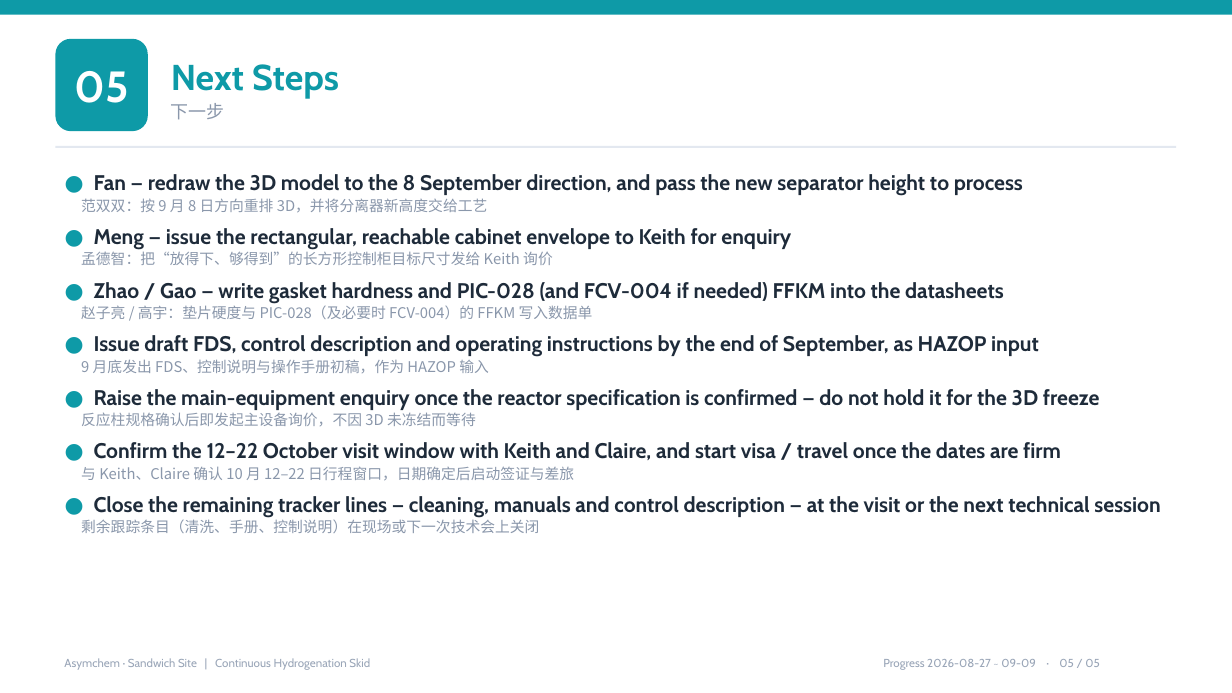
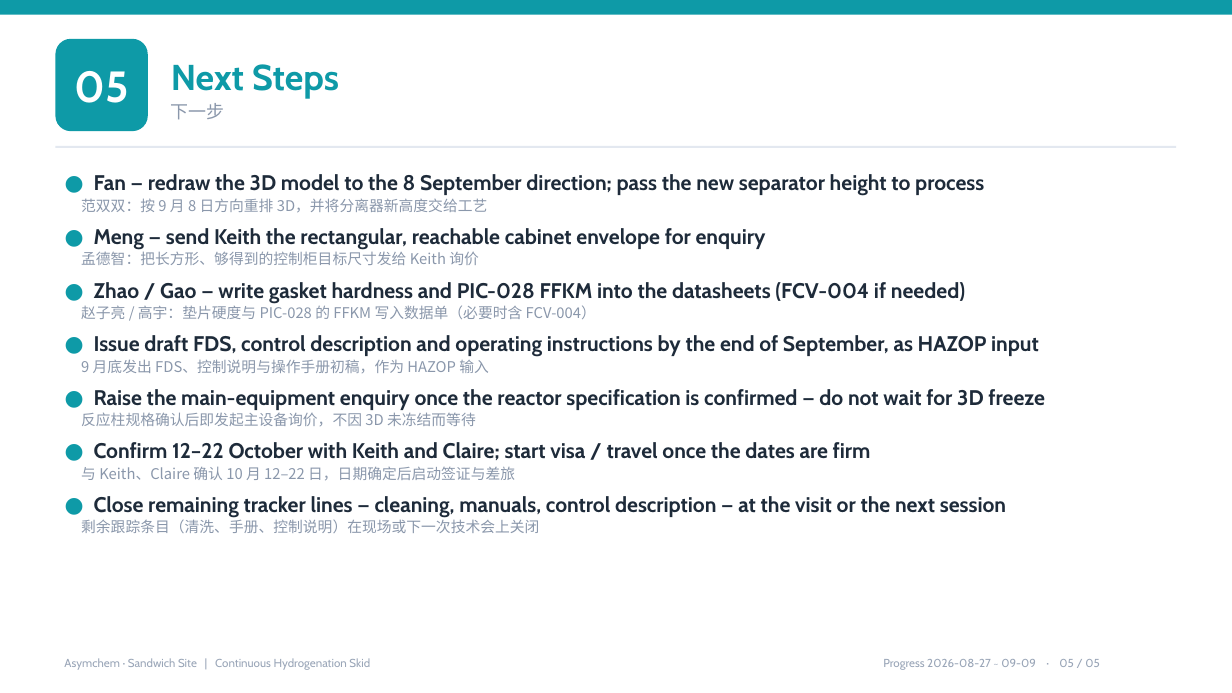
Before and after one commit to peterli0913/FlowHydro, a slide deck: slide 5 of Progress_Report_0909.pptx. Drawn at 1232x693 pixels with LibreOffice and Linux fonts; fonts in the diff are those of the drawing. Boxes give left, top, right and bottom in pixels: in the first picture for what was removed or moved away, otherwise in the second. Text is boxed around its words. In the diff, an @@ line names an element or a change of style, - is before the commit and + after.

```diff
--- a/Progress_Report_0909.pptx
+++ b/Progress_Report_0909.pptx
@@ text at (94,174,984,196): text changed @@
-● Fan — redraw the 3D model to the 8 September direction, and pass the new separator height to process
+● Fan — redraw the 3D model to the 8 September direction; pass the new separator height to process
@@ text at (81,228,766,265): text changed @@
-● Meng — issue the rectangular, reachable cabinet envelope to Keith for enquiry
-孟德智：把“放得下、够得到”的长方形控制柜目标尺寸发给 Keith 询价
+● Meng — send Keith the rectangular, reachable cabinet envelope for enquiry
+孟德智：把长方形、够得到的控制柜目标尺寸发给 Keith 询价
@@ text at (81,282,965,319): text changed @@
-● Zhao / Gao — write gasket hardness and PIC-028 (and FCV-004 if needed) FFKM into the datasheets
-赵子亮 / 高宇：垫片硬度与 PIC-028（及必要时 FCV-004）的 FFKM 写入数据单
+● Zhao / Gao — write gasket hardness and PIC-028 FFKM into the datasheets (FCV-004 if needed)
+赵子亮 / 高宇：垫片硬度与 PIC-028 的 FFKM 写入数据单（必要时含 FCV-004）
@@ text at (94,389,1045,410): text changed @@
-● Raise the main-equipment enquiry once the reactor specification is confirmed — do not hold it for the 3D freeze
+● Raise the main-equipment enquiry once the reactor specification is confirmed — do not wait for 3D freeze
@@ text at (81,442,871,481): text changed @@
-● Confirm the 12–22 October visit window with Keith and Claire, and start visa / travel once the dates are firm
-与 Keith、Claire 确认 10 月 12–22 日行程窗口，日期确定后启动签证与差旅
+● Confirm 12–22 October with Keith and Claire; start visa / travel once the dates are firm
+与 Keith、Claire 确认 10 月 12–22 日，日期确定后启动签证与差旅
@@ text at (94,496,1006,518): text changed @@
-● Close the remaining tracker lines — cleaning, manuals and control description — at the visit or the next technical session
+● Close remaining tracker lines — cleaning, manuals, control description — at the visit or the next session
```
Also in this commit, not shown: 4 other slides changed, 1 other file.
